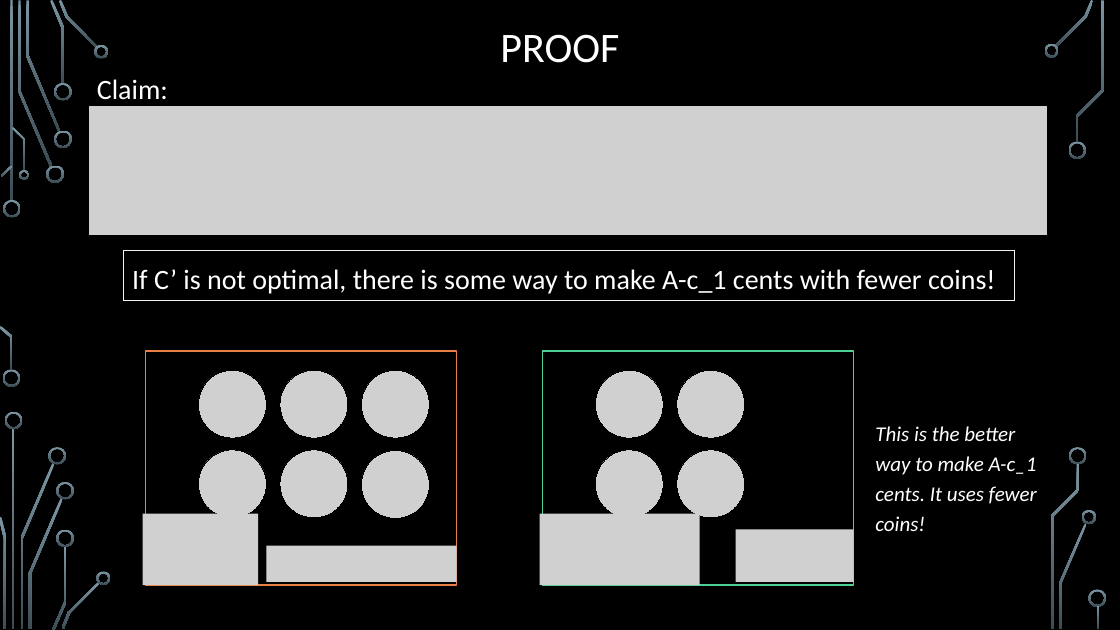
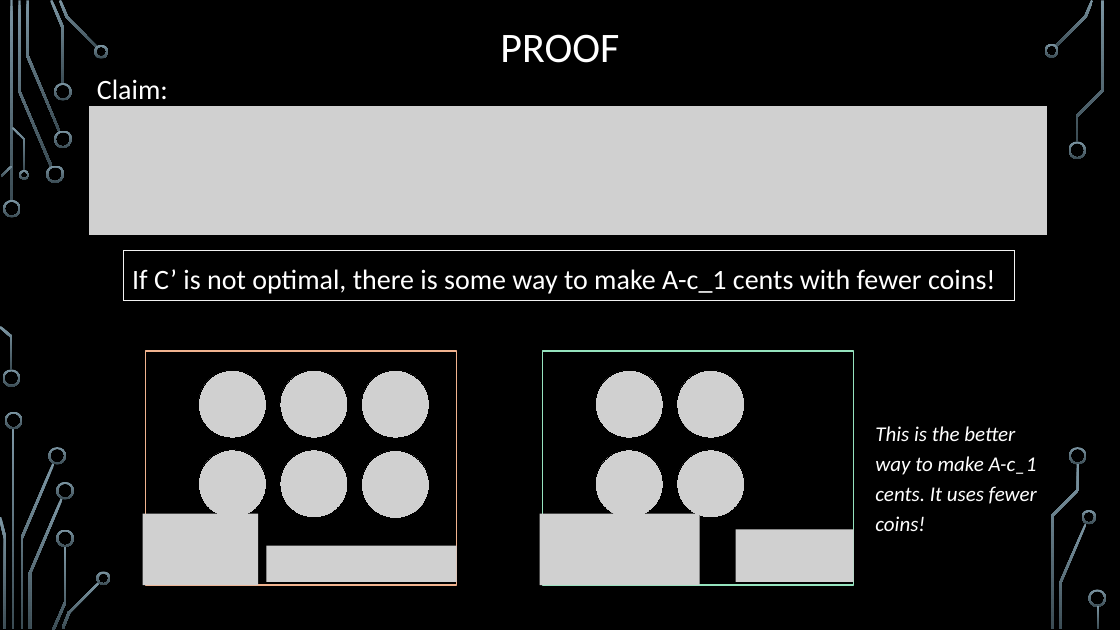
Before and after one commit to markfloryan/dsa2, a slide deck: slide 19 of slides/03-1-GreedyIntroChange.pptx. Drawn at 1120x630 pixels with LibreOffice and Linux fonts; fonts in the diff are those of the drawing; grey boxes stand for pictures; background and template pictures are left out. Boxes give left, top, right and bottom in pixels: in the first picture for what was removed or moved away, otherwise in the second. Text is boxed around its words. In the diff, an @@ line names an element or a change of style, - is before the commit and + after.

```diff
--- a/slides/03-1-GreedyIntroChange.pptx
+++ b/slides/03-1-GreedyIntroChange.pptx
@@ rectangle at box(145, 351, 456, 586): outline #E78045 1.25 pt to #F1B38F 1.25 pt @@
@@ rectangle at box(543, 351, 854, 586): outline #4FD093 1.25 pt to #95E3BE 1.25 pt @@
```
Also in this commit, not shown: 25 other slides changed, 3 other files.
